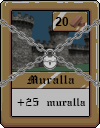
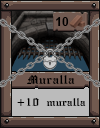
Before/after of a 100 x 128 layered artwork. What changed in the layer stack:
hid "Marco dorado" over [0, 0, 100, 128]
showed "Marco madera" over [0, 0, 100, 128]
renamed "+25 muralla" to "+10 muralla", painted on it over [26, 98, 39, 106]
painted on "7" over [55, 17, 62, 26]
hid "Barra dorada 2" over [2, 71, 98, 89]
showed "Barra madera" over [2, 71, 98, 89]
hid "Recuadro oro 2" over [52, 11, 88, 32]
showed "Recuadro madera" over [53, 11, 88, 32]
added layer "Porton 1" in group "Imagenes" over [9, 0, 91, 73]
hid "Pared 3" over [10, 12, 100, 71]
hid "Fondo verde" over [0, 55, 100, 128]
